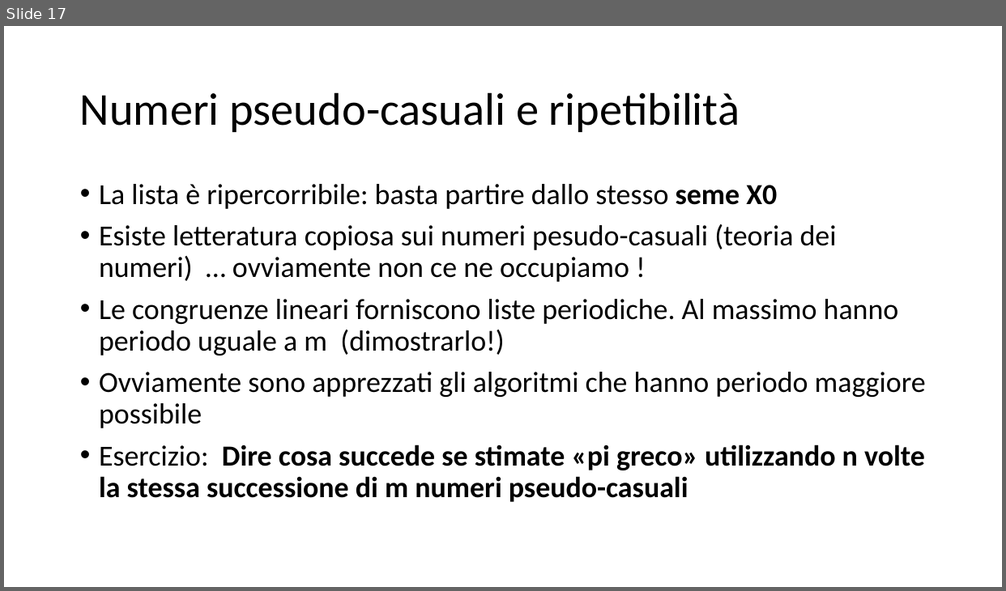
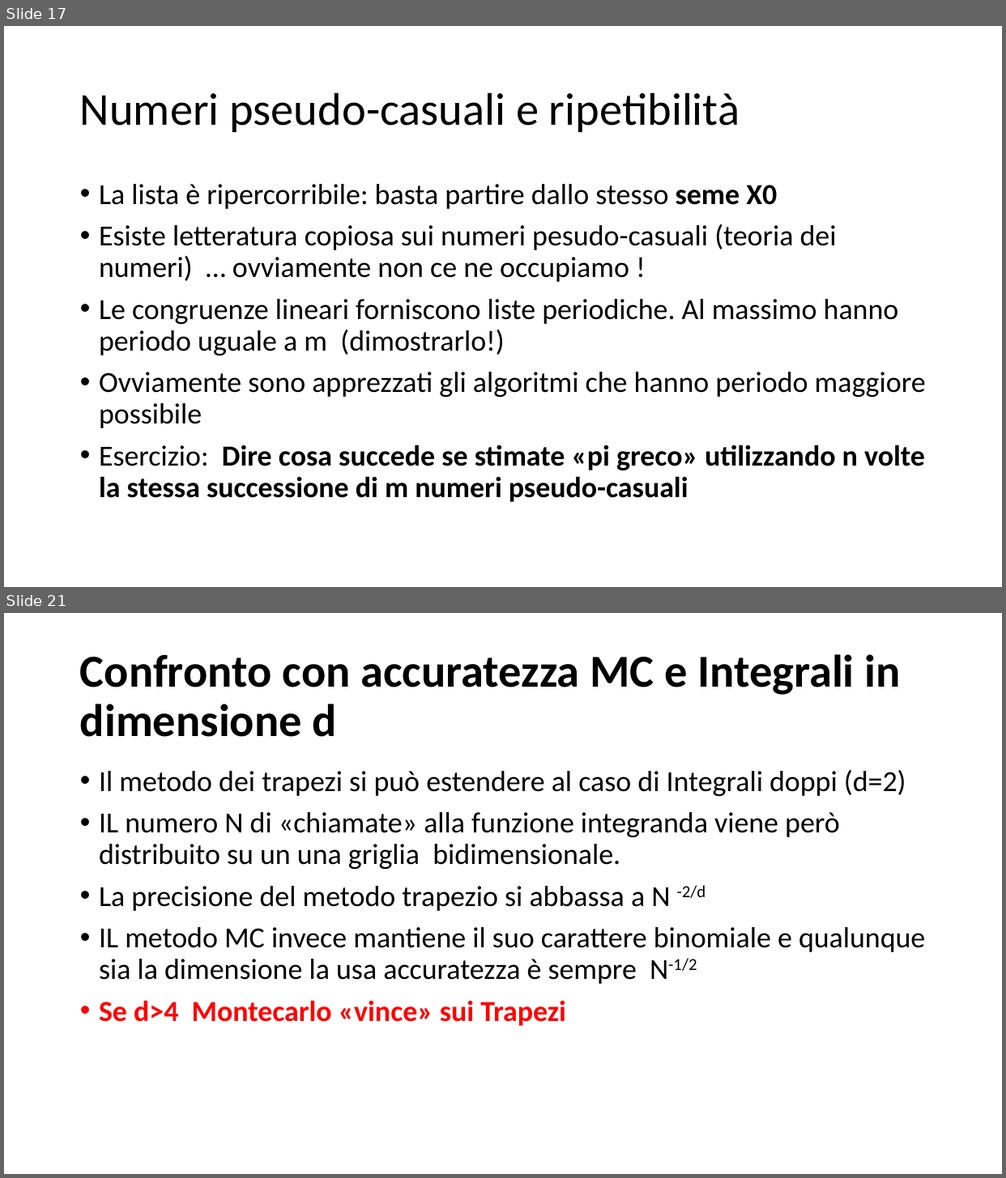
Before and after one commit to marcomonte94/Montecarlo, a slide deck: Slide Corso Metodi Montecarlo.pptx. Shown one above the other, each under a label of ours: slide 17 before the commit, slides 17 and 21 after it; the slides between them are not shown. The pictures are 1006x591 and 1006x1178 pixels, drawn with LibreOffice and Linux fonts; fonts in the diff are those of the drawing. Boxes give left, top, right and bottom in pixels: in the first picture for what was removed or moved away, otherwise in the second. Text is boxed around its words. In the diff, an @@ line names an element or a change of style, - is before the commit and + after.

```diff
--- a/Slide Corso Metodi Montecarlo.pptx
+++ b/Slide Corso Metodi Montecarlo.pptx
@@ slide 21 added at [4,613,1002,1174], background #FFFFFF @@
@@ title added at [80,654,901,737], 44 pt, text #000000, bold @@
+Confronto con accuratezza MC e Integrali in dimensione d
@@ text added at [99,770,925,1026], 28 pt, text #000000 @@
+• Il metodo dei trapezi si può estendere al caso di Integrali doppi (d=2)
+• IL numero N di «chiamate» alla funzione integranda viene però distribuito su un una griglia bidimensionale.
+• La precisione del metodo trapezio si abbassa a N -2/d
+• IL metodo MC invece mantiene il suo carattere binomiale e qualunque sia la dimensione la usa accuratezza è sempre N-1/2
+• Se d>4 Montecarlo «vince» sui Trapezi
```
Also in this commit, not shown: 6 other slides added.
